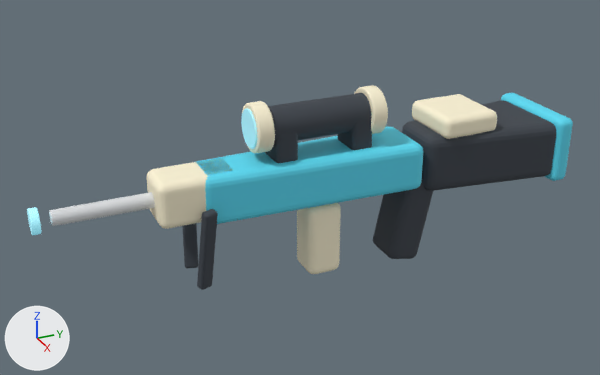
Renders of the glTF model assets/models/generated/weapons/sniper.glb from each side of a commit.
Rendered twice from a 50 mm camera at (3.0, -1.96, 1.62) aimed at (-0.03, -0.6, 0.11). The lights are fixed; the arrows at lower left show +X, +Y and +Z. The older version comes first. Where no turn or scale is listed for an object, it has been applied to the vertices.

In view in the first picture: 'BarrelShroud', 'BipodRight', 'CheekRest', 'Grip', 'LongBarrel', 'Magazine', 'ScopeFrontRing', 'ScopeMountFront', 'ScopeTube', 'SlimBody', 'Stock', 'StockPad' and 5 more.
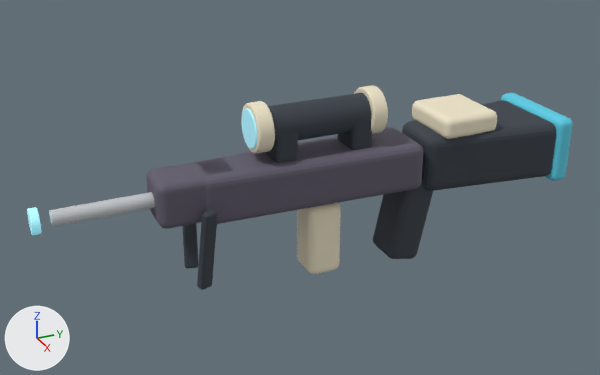
Location of each change, (x1, y1, x2, y2) in pixels of the pictures (600 x 375 px):
'SlimBody', recoloured (cyan to dark grey): (196, 127, 423, 224) in both
'BarrelShroud', recoloured (pale yellow to dark grey): (146, 158, 233, 229) in both

The change, as a diff of the scene's bpy script:
```diff
--- a/assets/models/generated/weapons/sniper.glb.py
+++ b/assets/models/generated/weapons/sniper.glb.py
@@ mat_sniper_plum_shell @@
+mat_sniper_plum_shell = principled_material('sniper_plum_shell')
+mat_sniper_plum_shell.base_color = (0.12, 0.105, 0.15)  # dark grey #615b6c
+mat_sniper_plum_shell.roughness = 0.7
@@ me_slimbodymesh @@
 me_slimbodymesh.from_pydata(...)  # 152 vertices, 300 faces; spans x -0.148..0.148, y -0.51..0.51, z -0.11..0.11
-me_slimbodymesh.materials.append(mat_sniper_cyan_shell)  # cyan #59ddf6
+me_slimbodymesh.materials.append(mat_sniper_plum_shell)  # dark grey #615b6c
@@ me_cube_030 @@
 me_cube_030.from_pydata(...)  # 216 vertices, 428 faces; spans x -0.105..0.105, y -0.18..0.18, z -0.1..0.1
-me_cube_030.materials.append(mat_sniper_cream_trim)  # pale yellow #fff6d7
+me_cube_030.materials.append(mat_sniper_plum_shell)  # dark grey #615b6c
```
